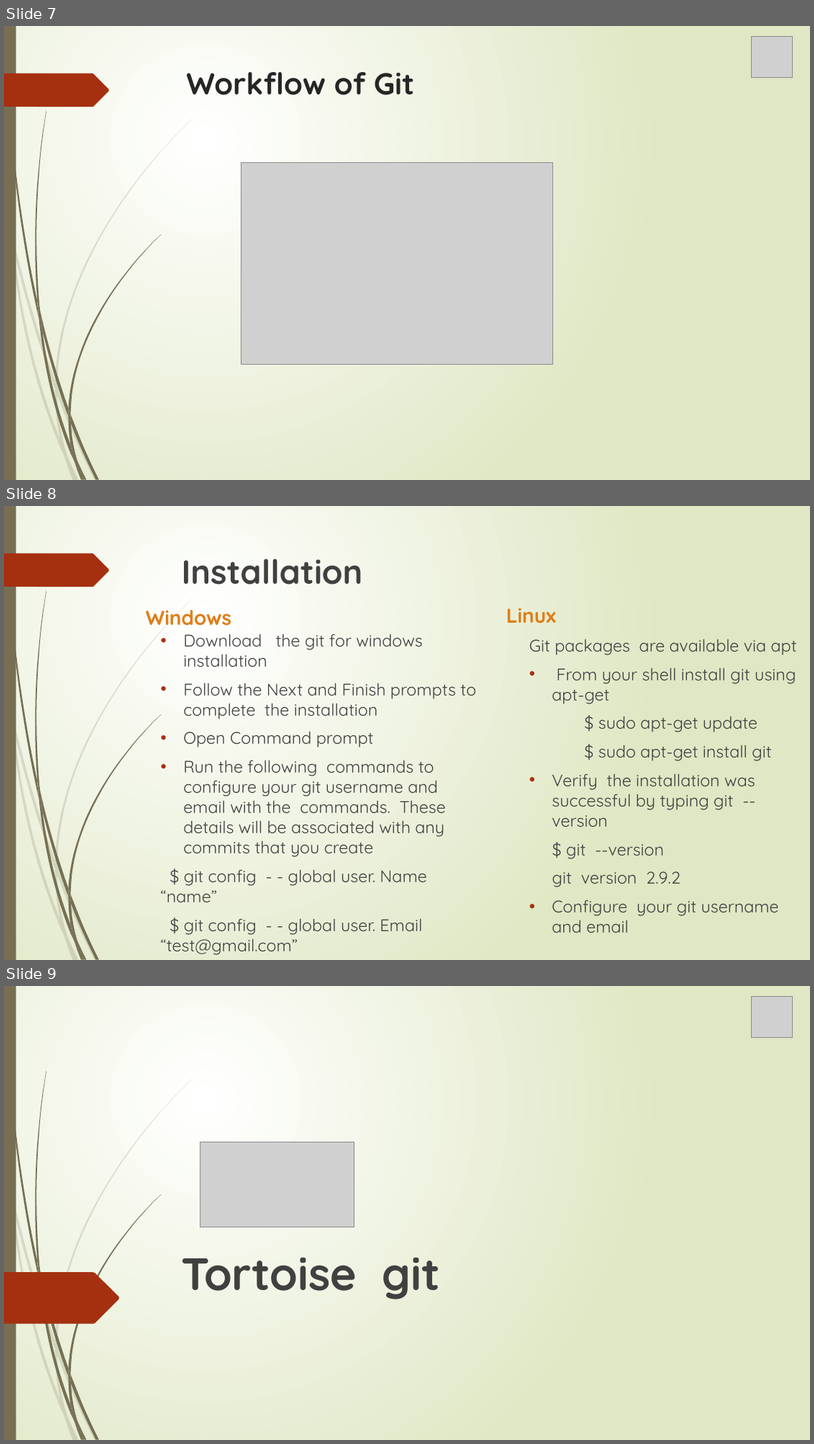
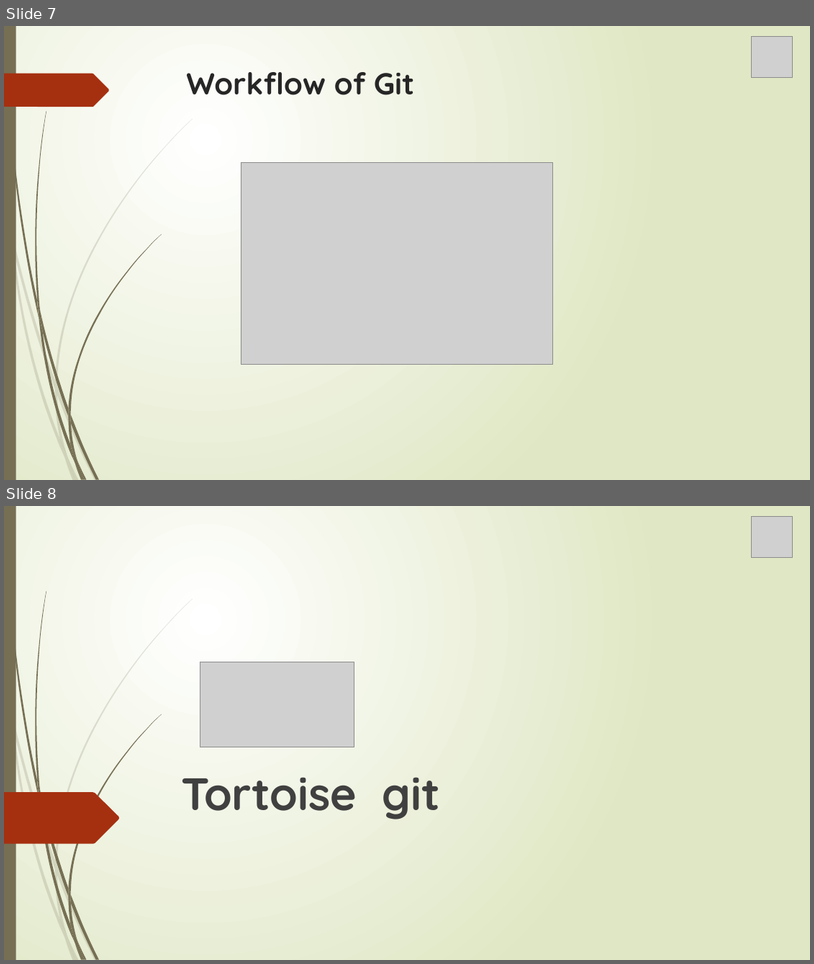
Before and after one commit to MaryGreeshma/testrepo, a slide deck: Git.pptx. Shown one above the other, each under a label of ours: slides 7, 8 and 9 before the commit, slides 7 and 8 after it. The pictures are 814x1444 and 814x964 pixels, drawn with LibreOffice and Linux fonts; fonts in the diff are those of the drawing; grey boxes stand for pictures. Boxes give left, top, right and bottom in pixels: in the first picture for what was removed or moved away, otherwise in the second. Text is boxed around its words. In the diff, an @@ line names an element or a change of style, - is before the commit and + after.

```diff
--- a/Git.pptx
+++ b/Git.pptx
@@ slide 8 removed at [4,506,810,960], background gradient #FFFFFF to #DFE8C4; not listed: 24 template elements that a slide beside it also shows @@
@@ title removed at [182,559,363,584] @@
-Installation
@@ text removed at [146,610,232,626] @@
-Windows
@@ text removed at [507,608,556,623] @@
-Linux
@@ text removed at [161,634,476,955] @@
-• Download the git for windows installation
-• Follow the Next and Finish prompts to complete the installation
-• Open Command prompt
-• Run the following commands to configure your git username and email with the commands. These details will be associated with any commits that you create
-$ git config - - global user. Name “name”
-$ git config - - global user. Email “test@gmail.com”
@@ text removed at [530,639,797,932] @@
-Git packages are available via apt
-• From your shell install git using apt-get
-$ sudo apt-get update
-$ sudo apt-get install git
-• Verify the installation was successful by typing git -- version
-$ git --version
-git version 2.9.2
-• Configure your git username and email
@@ what was slide 9 is now slide 8 @@
```
Also in this commit, not shown: 2 slides changed.
